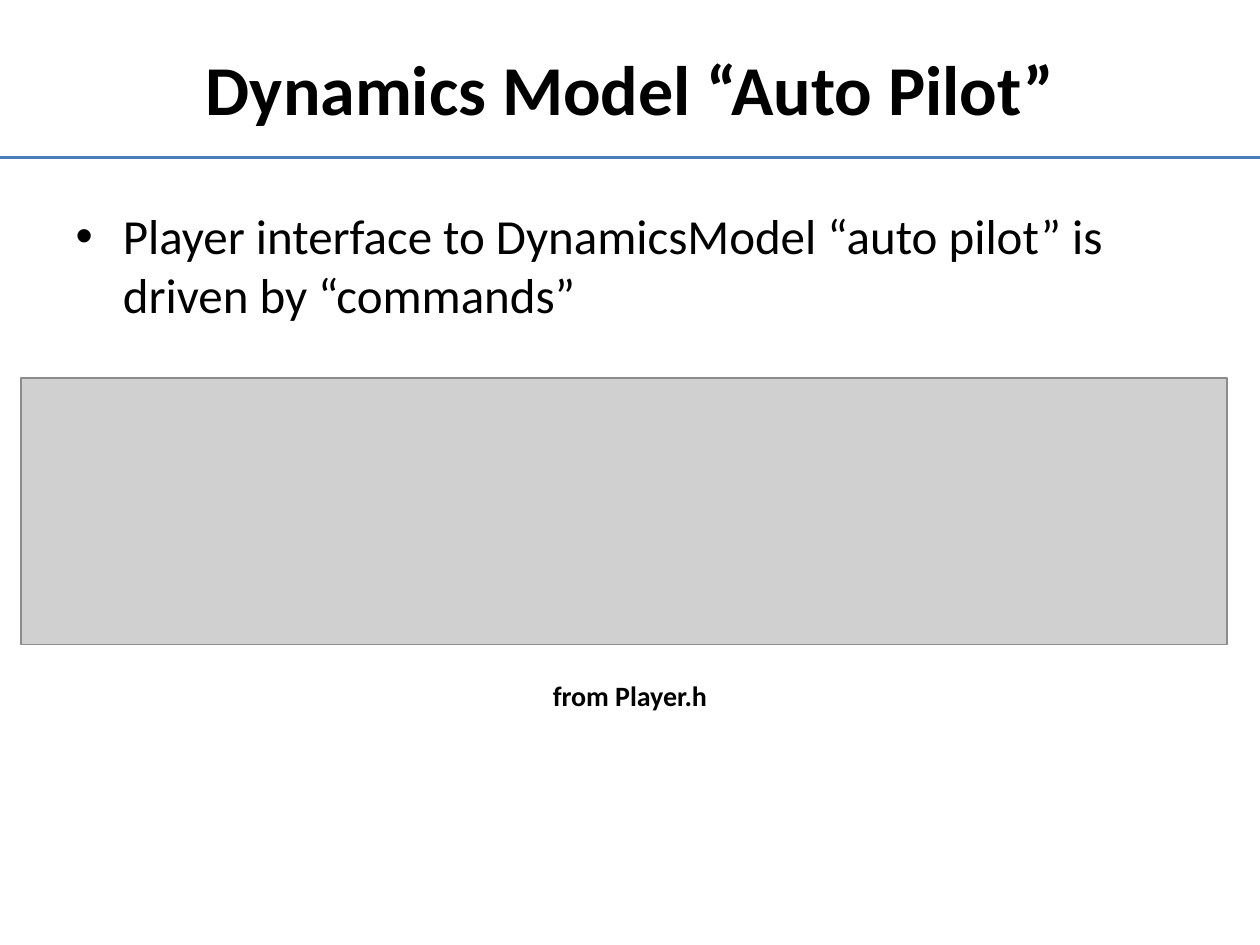
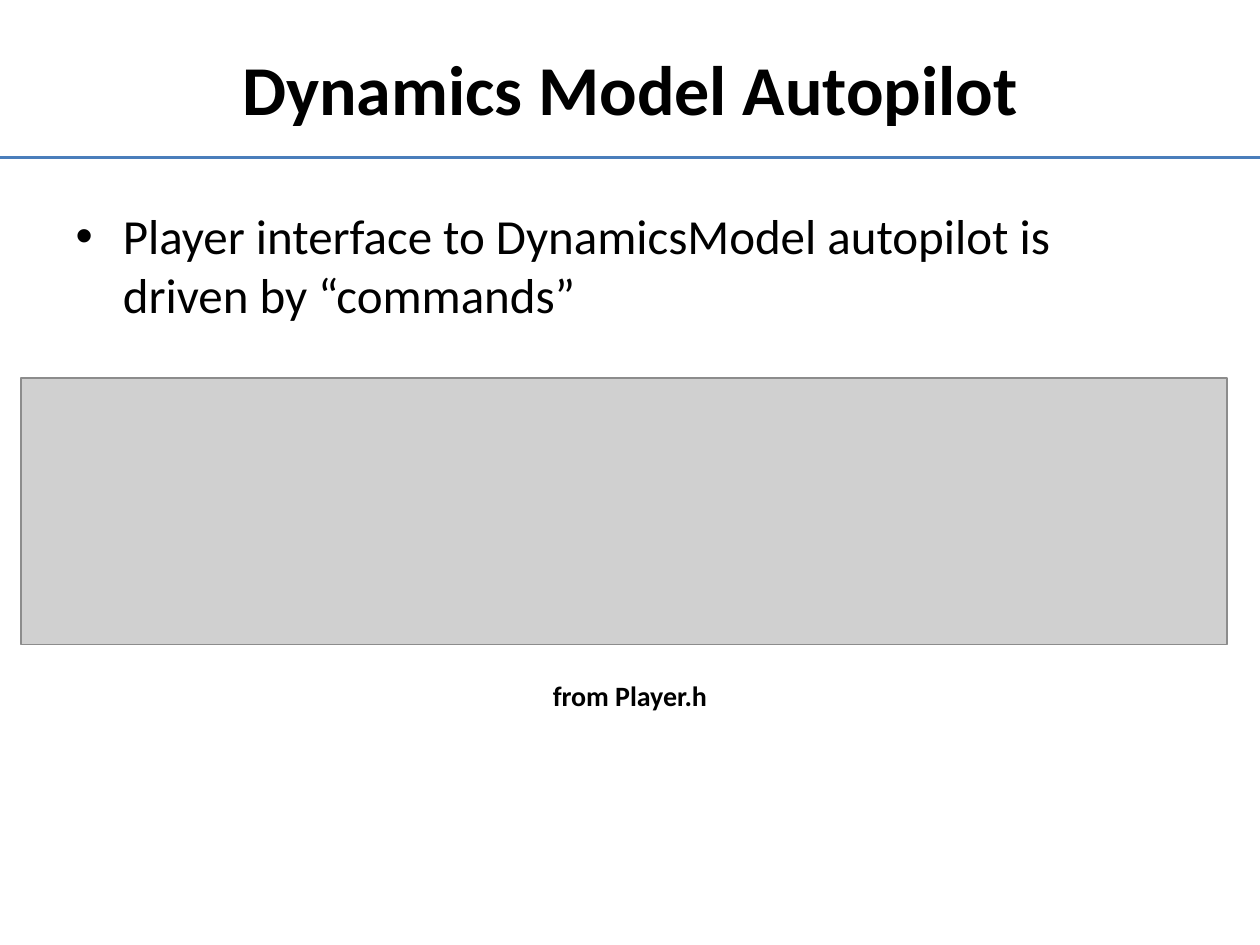
Before and after one commit to doughodson/OpenEaagles, a slide deck: slide 19 of doc/player-agent.pptx (slide 18 before the commit). Drawn at 1260x945 pixels with LibreOffice and Linux fonts; fonts in the diff are those of the drawing; grey boxes stand for pictures. Boxes give left, top, right and bottom in pixels: in the first picture for what was removed or moved away, otherwise in the second. Text is boxed around its words. In the diff, an @@ line names an element or a change of style, - is before the commit and + after.

```diff
--- a/doc/player-agent.pptx
+++ b/doc/player-agent.pptx
@@ title at (242,66,1018,126): text changed @@
-Dynamics Model “Auto Pilot”
+Dynamics Model Autopilot
@@ text at (123,220,1050,321): text changed @@
-• Player interface to DynamicsModel “auto pilot” is driven by “commands”
+• Player interface to DynamicsModel autopilot is driven by “commands”
```
Also in this commit, not shown: 10 other slides changed, 2 slides added, 1 slide removed.
